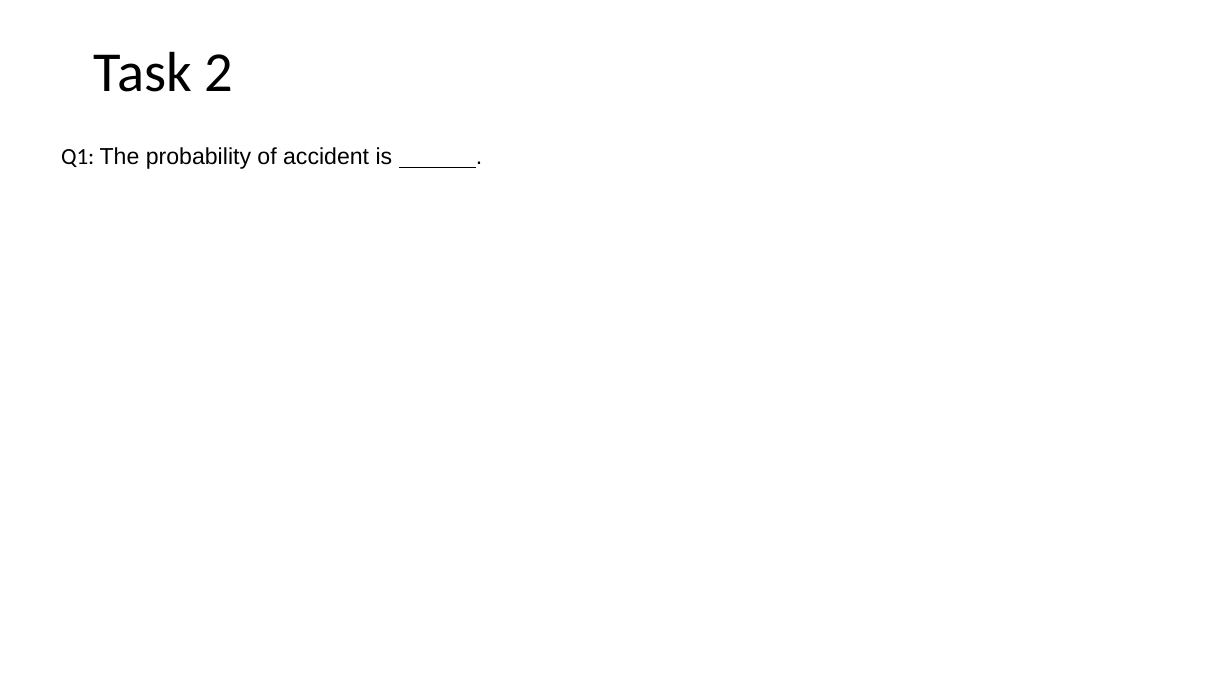
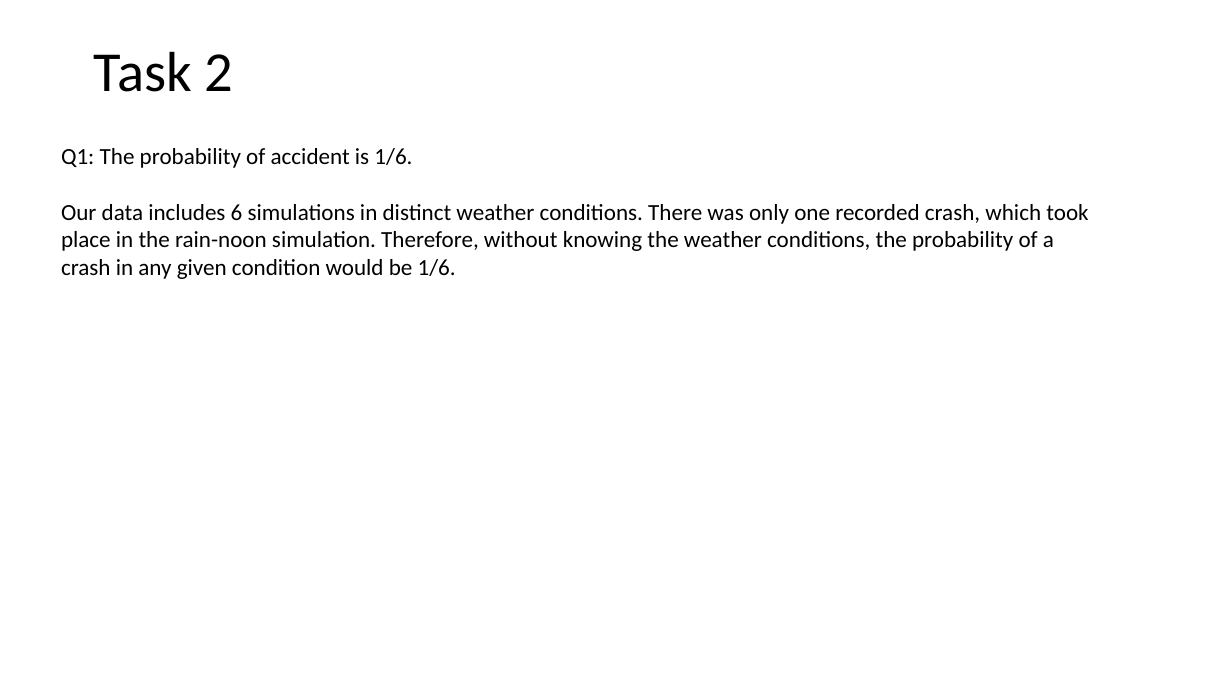
Before and after one commit to mrojaspell/MP1, a slide deck: slide 12 of mp1_powerpoint.pptx (slide 6 before the commit). Drawn at 1232x693 pixels with LibreOffice and Linux fonts; fonts in the diff are those of the drawing. Boxes give left, top, right and bottom in pixels: in the first picture for what was removed or moved away, otherwise in the second. Text is boxed around its words. In the diff, an @@ line names an element or a change of style, - is before the commit and + after.

```diff
--- a/mp1_powerpoint.pptx
+++ b/mp1_powerpoint.pptx
@@ text at (61, 148, 1088, 279): text changed; font Arial to Calibri @@
-Q1: The probability of accident is .
+Q1: The probability of accident is 1/6.
+Our data includes 6 simulations in distinct weather conditions. There was only one recorded crash, which took place in the rain-noon simulation. Therefore, without knowing the weather conditions, the probability of a crash in any given condition would be 1/6.
```
Also in this commit, not shown: 4 other slides changed, 15 slides added, 4 slides removed, 15 other files.
